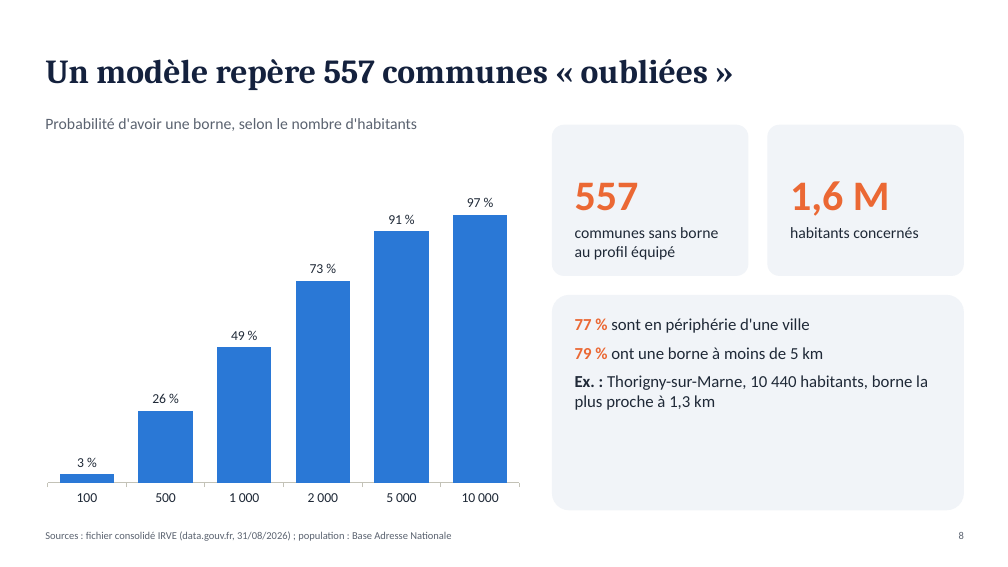
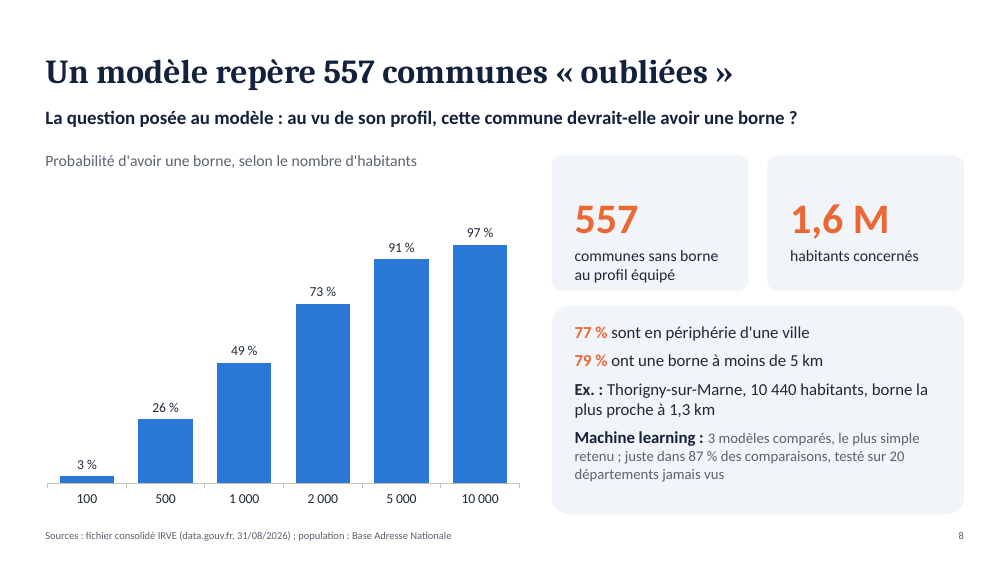
Before and after one commit to CharmelleG/irve-bornes-recharge-ml_Charmelle, a slide deck: slide 8 of docs/restitution_irve.pptx. Drawn at 1008x567 pixels with LibreOffice and Linux fonts; fonts in the diff are those of the drawing. Boxes give left, top, right and bottom in pixels: in the first picture for what was removed or moved away, otherwise in the second. Text is boxed around its words. In the diff, an @@ line names an element or a change of style, - is before the commit and + after.

```diff
--- a/docs/restitution_irve.pptx
+++ b/docs/restitution_irve.pptx
@@ text added at [45, 110, 785, 127], 18 pt, text #14213D, bold @@
+La question posée au modèle : au vu de son profil, cette commune devrait-elle avoir une borne ?
@@ text "Probabilité d'avoir une borne, selon ...": place and size @@
-text "Probabilité d'avoir une borne, selon ..." at [45, 118, 418, 131]
+text "Probabilité d'avoir une borne, selon ..." at [45, 155, 418, 168]
@@ rounded rectangle: place and size @@
-rounded rectangle at [552, 125, 749, 276]
+rounded rectangle at [552, 155, 749, 291]
@@ text "557": place and size @@
-text "557" at [575, 182, 639, 211]
+text "557" at [575, 205, 639, 234]
@@ rounded rectangle: place and size @@
-rounded rectangle at [768, 125, 964, 276]
+rounded rectangle at [768, 155, 964, 291]
@@ text "1,6 M": place and size @@
-text "1,6 M" at [790, 181, 890, 216]
+text "1,6 M" at [790, 204, 890, 239]
@@ column chart: place and size @@
-column chart at [38, 144, 529, 514]
+column chart at [38, 181, 529, 514]
@@ text "communes sans borne au profil ...": place and size @@
-text "communes sans borne au profil ..." at [575, 227, 718, 260]
+text "communes sans borne au profil ..." at [575, 250, 718, 283]
@@ text "habitants concernés": place and size @@
-text "habitants concernés" at [790, 227, 918, 238]
+text "habitants concernés" at [790, 250, 918, 261]
@@ rounded rectangle: place and size @@
-rounded rectangle at [552, 295, 964, 510]
+rounded rectangle at [552, 306, 964, 514]
@@ text "77 % sont en périphérie ...": place and size @@
-text "77 % sont en périphérie ..." at [575, 318, 928, 410]
+text "77 % sont en périphérie ..." at [575, 326, 928, 482]
@@ text at [575, 383, 928, 418]: more space between paragraphs @@
@@ text at [575, 431, 919, 482]: paragraph added @@
+Machine learning : 3 modèles comparés, le plus simple retenu ; juste dans 87 % des comparaisons, testé sur 20 départements jamais vus
```
Also in this commit, not shown: 1 other slide changed, 1 slide added, 1 other file.
